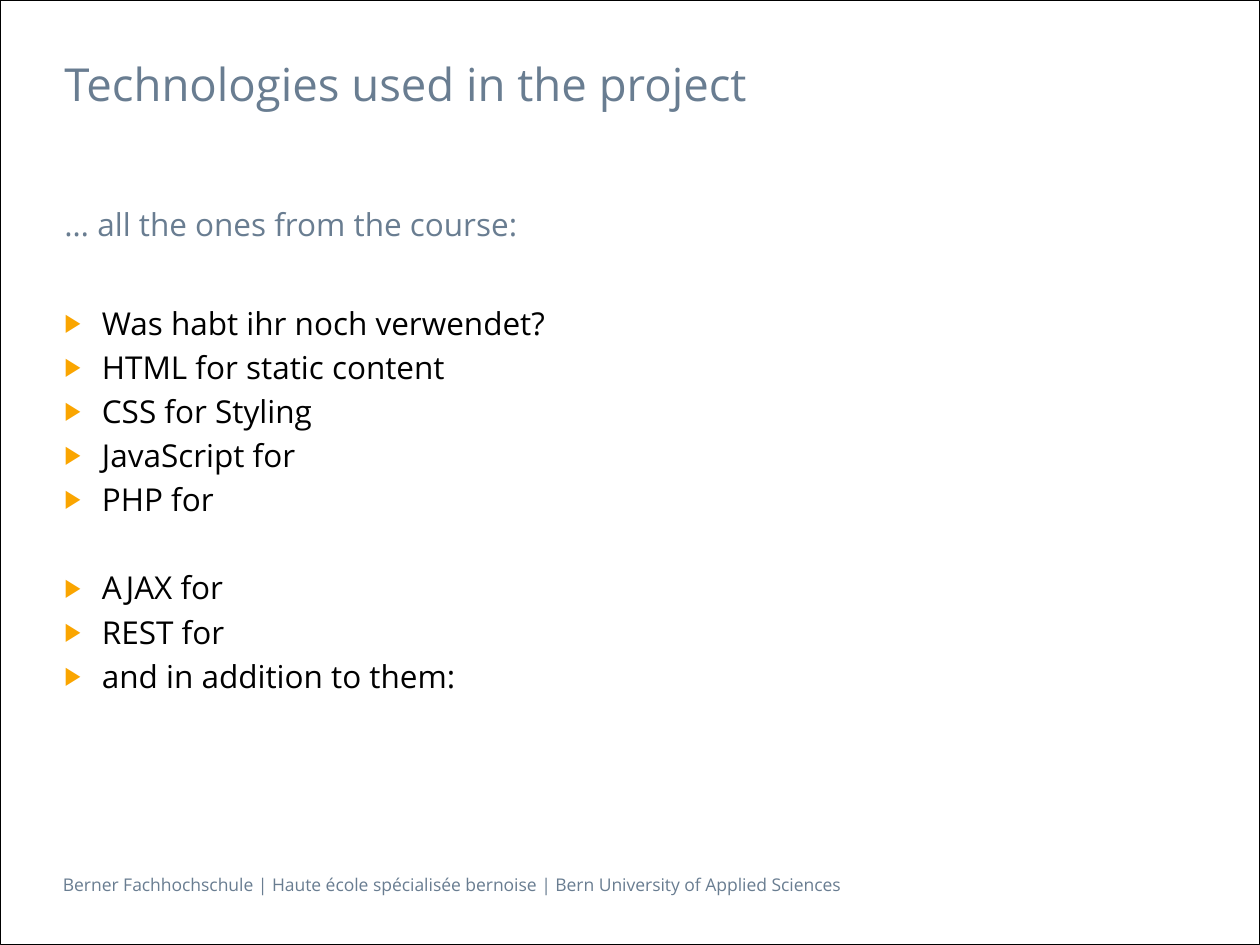
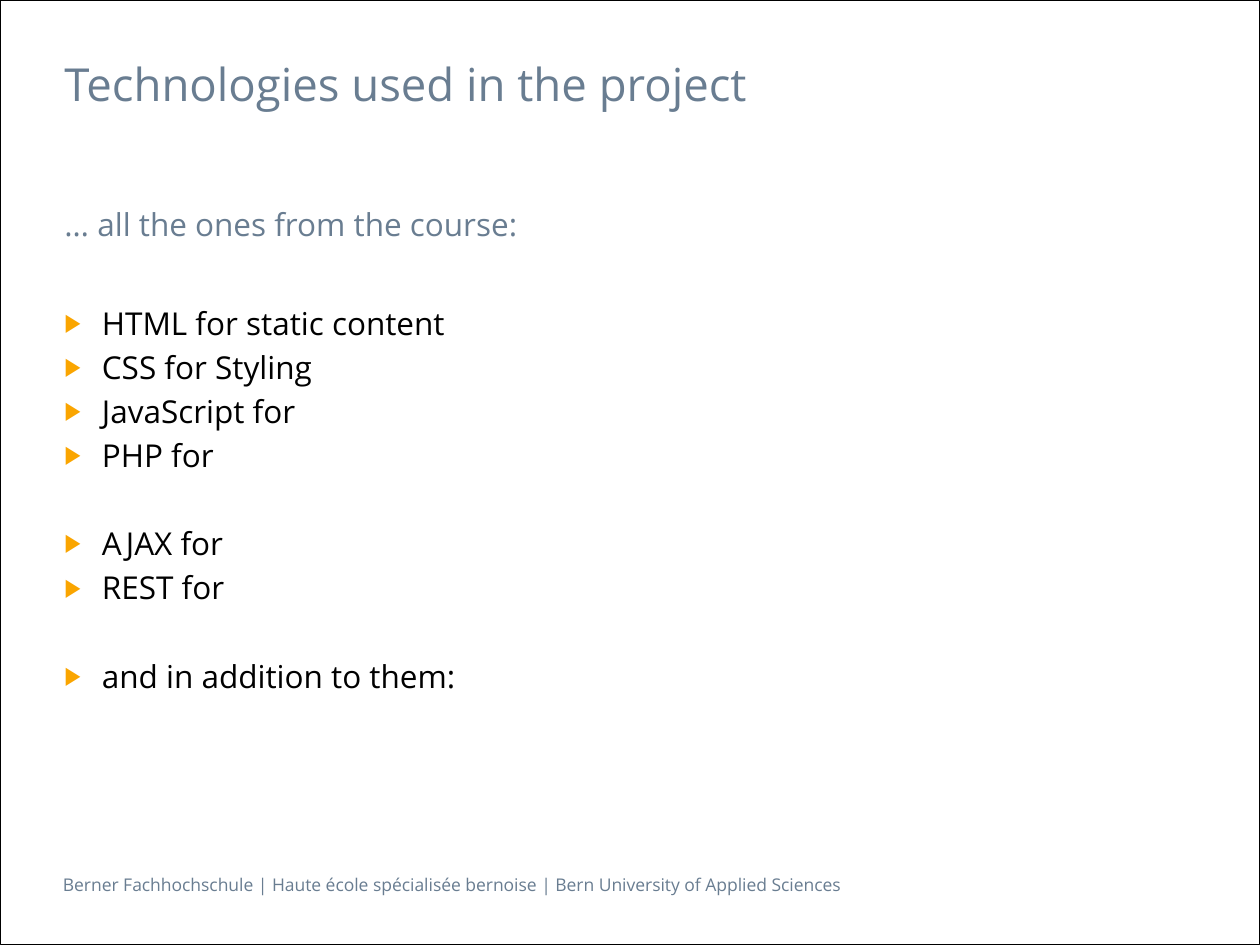
Before and after one commit to Makae/ch.bfh.bti7054.w2014.q.groot, a slide deck: slide 4 of trunk/doc/Presentation.pptx (slide 5 before the commit). Drawn at 1260x945 pixels with LibreOffice and Linux fonts; fonts in the diff are those of the drawing. Boxes give left, top, right and bottom in pixels: in the first picture for what was removed or moved away, otherwise in the second. Text is boxed around its words. In the diff, an @@ line names an element or a change of style, - is before the commit and + after.

```diff
--- a/trunk/doc/Presentation.pptx
+++ b/trunk/doc/Presentation.pptx
@@ text at <box>102,311,545,336</box>: paragraph removed @@
-▶ Was habt ihr noch verwendet?
```
Also in this commit, not shown: 4 other slides changed, 2 slides added, 4 slides removed.
